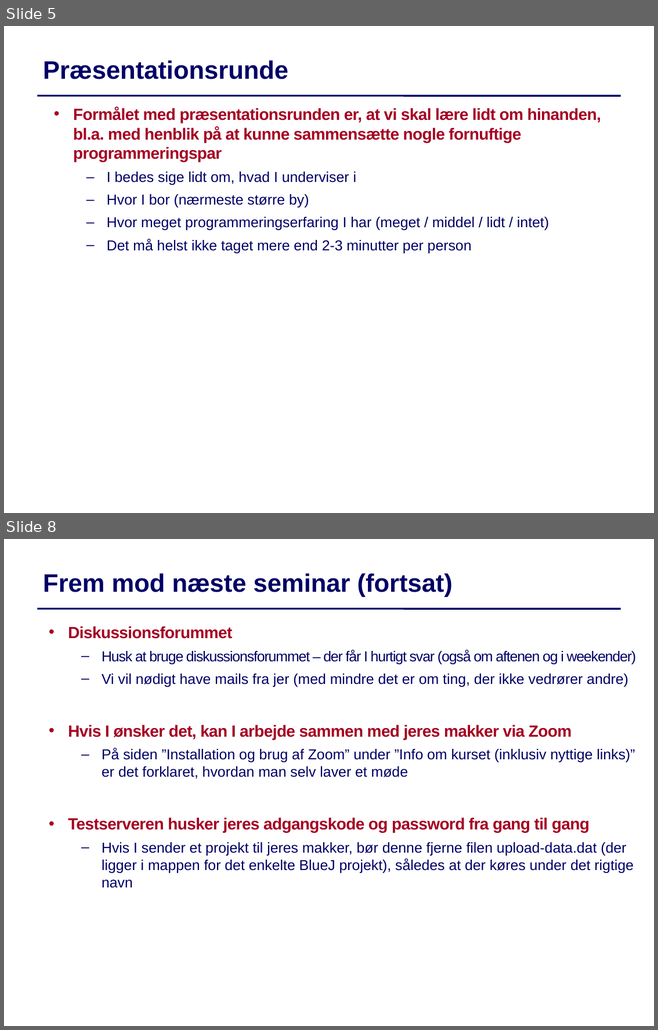
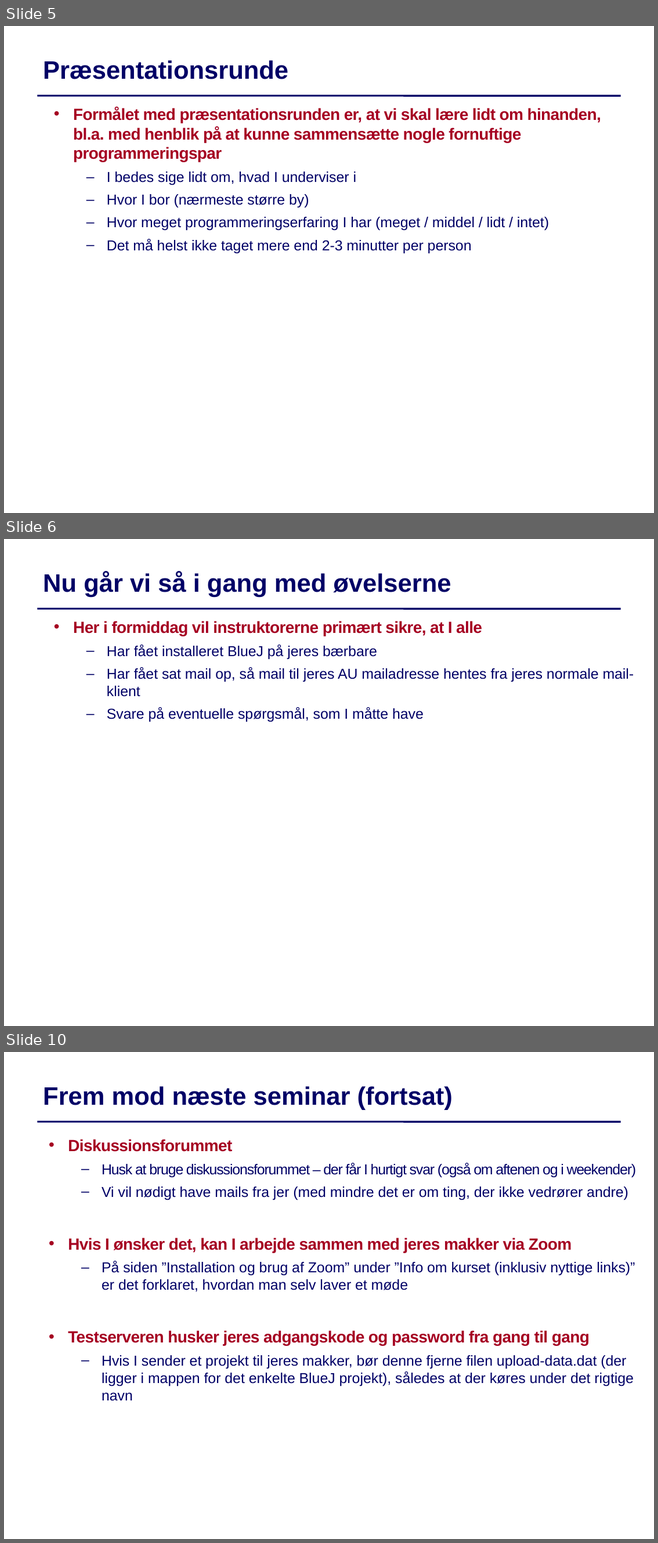
Before and after one commit to IntProgAU/Materiale, a slide deck: web/g24/status/Status1.pptx. Shown one above the other, each under a label of ours: slides 5 and 8 before the commit, slides 5, 6 and 10 after it; the slides between them are not shown. The pictures are 658x1030 and 658x1543 pixels, drawn with LibreOffice and Linux fonts; fonts in the diff are those of the drawing. Boxes give left, top, right and bottom in pixels: in the first picture for what was removed or moved away, otherwise in the second. Text is boxed around its words. In the diff, an @@ line names an element or a change of style, - is before the commit and + after.

```diff
--- a/web/g24/status/Status1.pptx
+++ b/web/g24/status/Status1.pptx
@@ slide 6 added at (4,539,654,1026), background #FFFFFF; not listed: 1 template element that a slide beside it also shows @@
@@ text added at (43,571,451,597), 28 pt, text #000066, bold @@
+Nu går vi så i gang med øvelserne
@@ text added at (73,621,634,722), 16 pt, text #000066 @@
+  • Her i formiddag vil instruktorerne primært sikre, at I alle
+  – Har fået installeret BlueJ på jeres bærbare
+  – Har fået sat mail op, så mail til jeres AU mailadresse hentes fra jeres normale mail-klient
+  – Svare på eventuelle spørgsmål, som I måtte have
@@ what was slide 8 is now slide 10 @@
```
Also in this commit, not shown: 4 slides changed, 1 other slide added, 1 other file.
